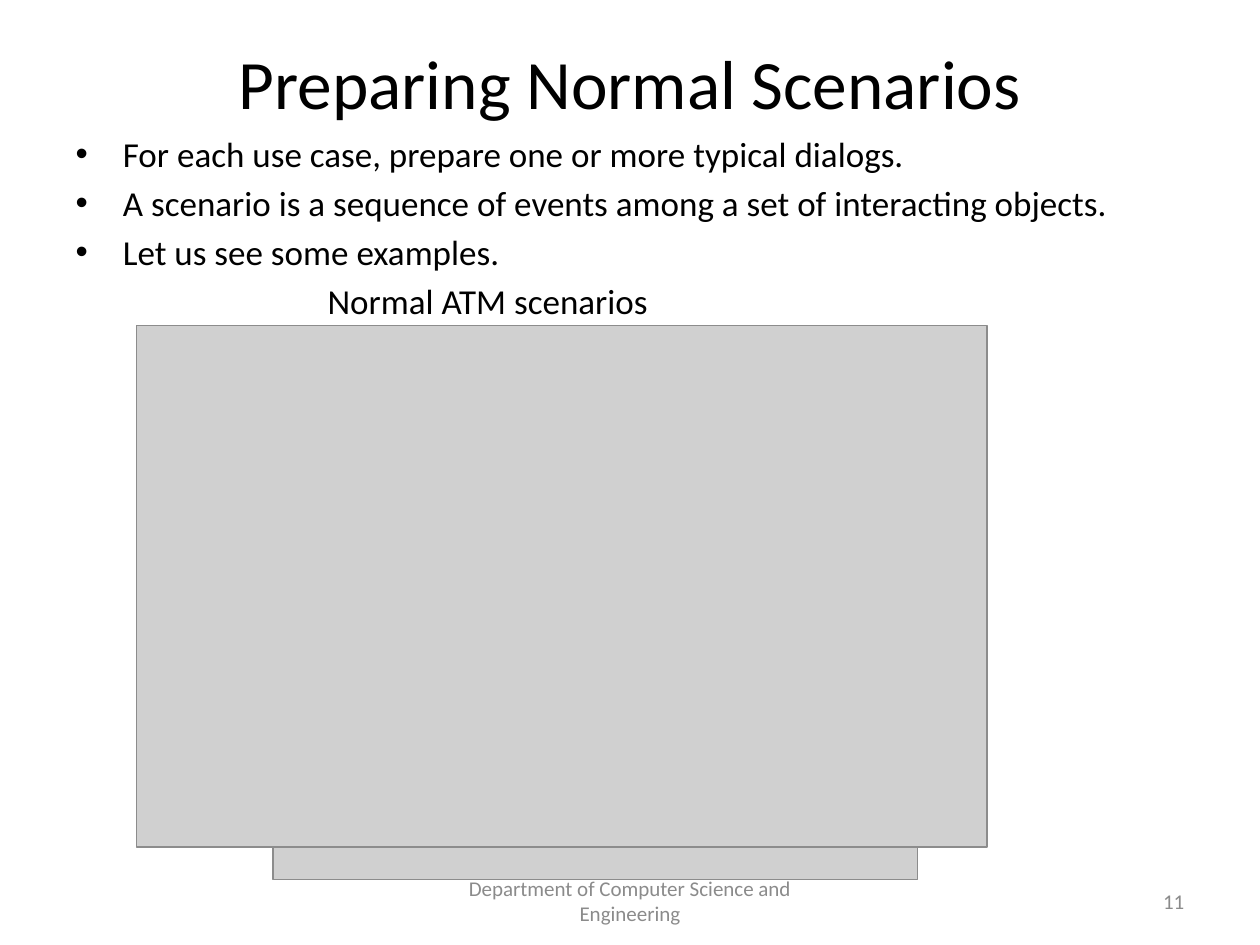
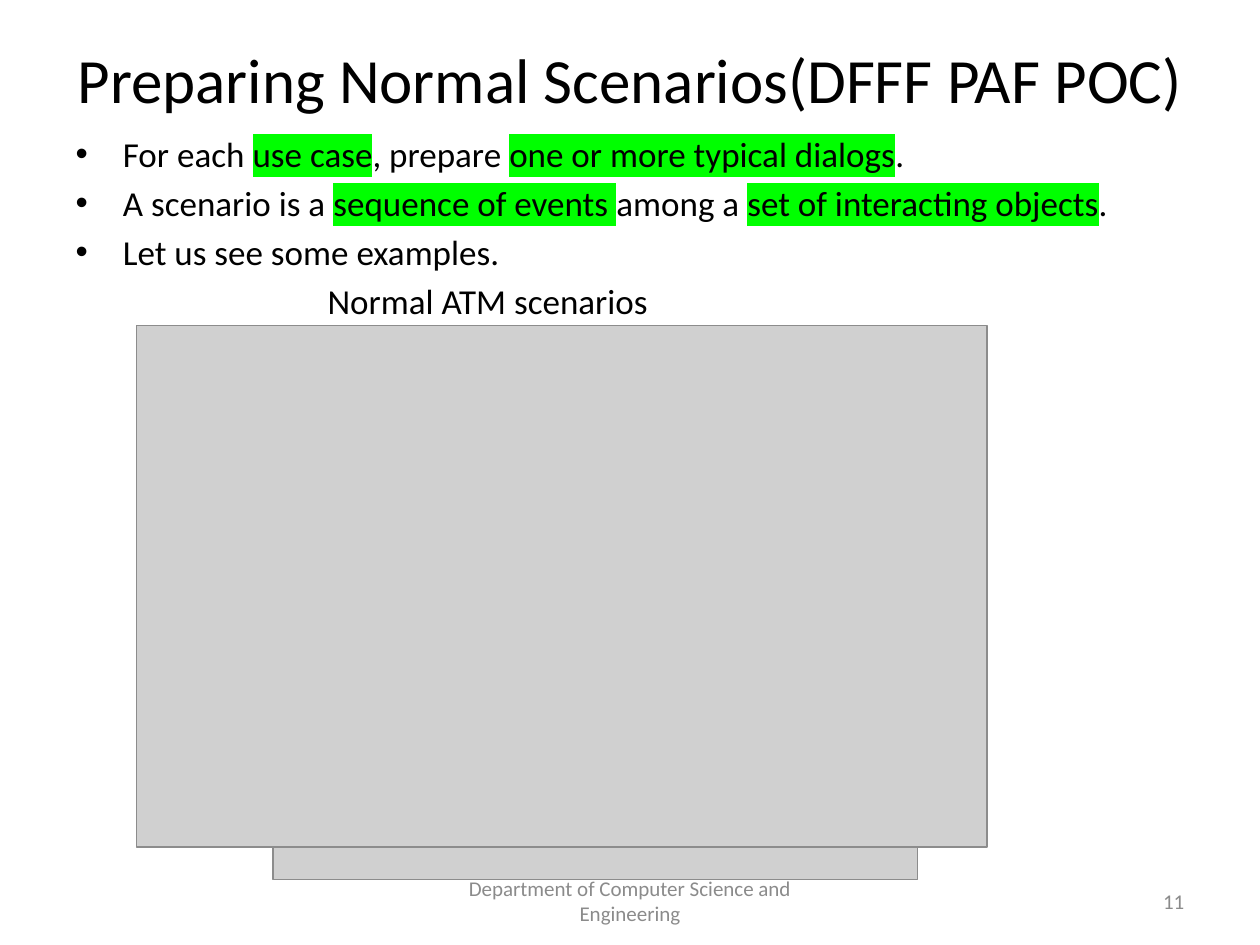
Before and after one commit to spiman9/BE-CSE, a slide deck: slide 11 of SEM-5/OOMD/Unit 5/Unit5_Application Analysis.pptx. Drawn at 1260x945 pixels with LibreOffice and Linux fonts; fonts in the diff are those of the drawing; grey boxes stand for pictures. Boxes give left, top, right and bottom in pixels: in the first picture for what was removed or moved away, otherwise in the second. Text is boxed around its words. In the diff, an @@ line names an element or a change of style, - is before the commit and + after.

```diff
--- a/SEM-5/OOMD/Unit 5/Unit5_Application Analysis.pptx
+++ b/SEM-5/OOMD/Unit 5/Unit5_Application Analysis.pptx
@@ title at <box>78,57,1182,114</box>: text changed; size 39.6 to 36 pt @@
-Preparing Normal Scenarios
+Preparing Normal Scenarios(DFFF PAF POC)
@@ text at <box>123,138,1107,225</box>: highlight none to #00FF00 in "use case, one or more typical dialogs.", "sequence of events set of interacting objects." @@
```
Also in this commit, not shown: 25 other slides changed, 2 other files.
